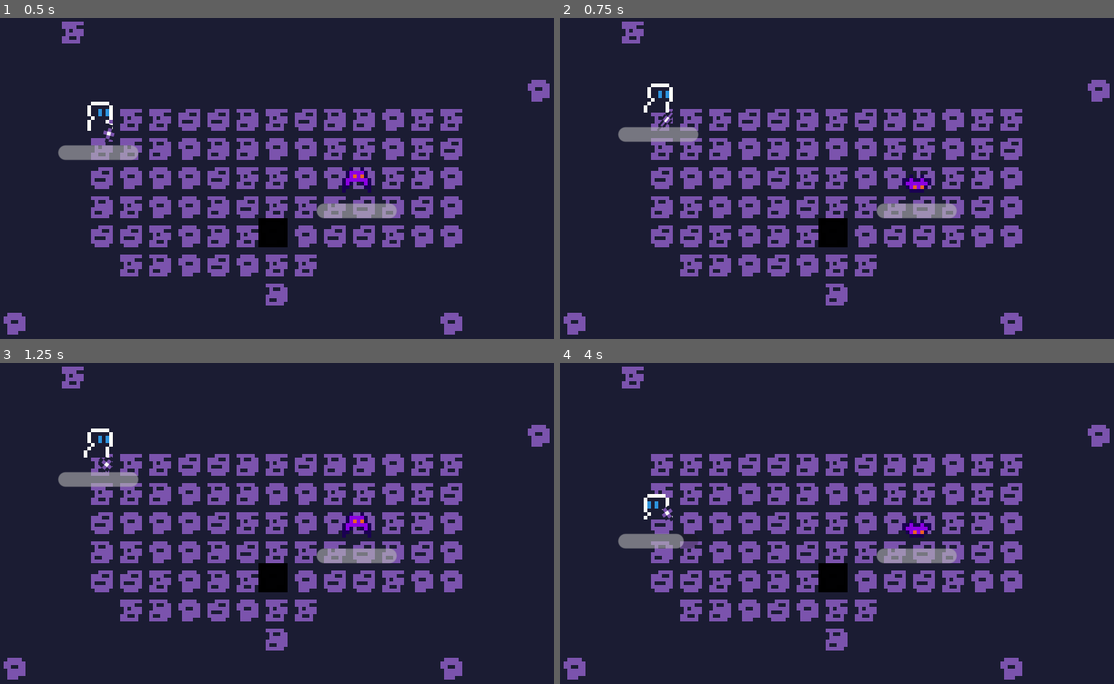
Above: before the commit, frames 1-4 (two rows, left to right).
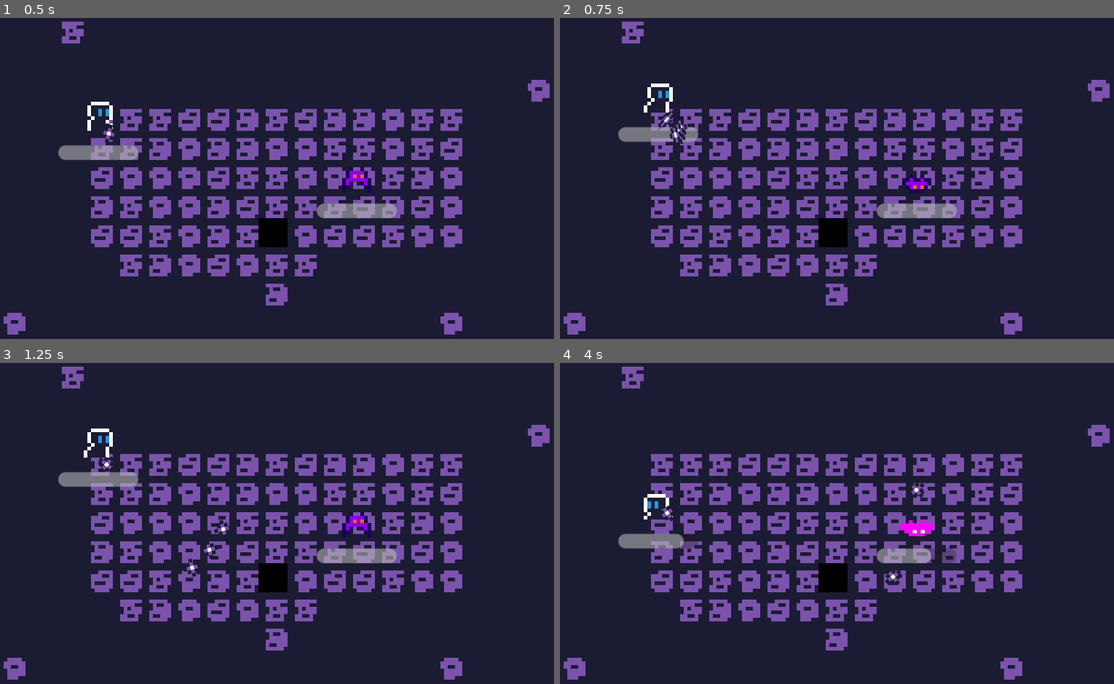
Above: after the commit, the same moments.

Repository: Renan-G-projec/DungeonWarrior
Game: Godot game, scene res://scenes/main.tscn
Same seed, same stepped clock (60 frames per second), same inputs: the game is played once before the commit and once after it. The engine's default icon, where the game draws it, is replaced by a stand-in: a white triangle on a blue panel in a dark square.
Inputs (mouse positions are in pixels of both pictures, inside the frame that each line leads up to):
- Up to frame 1 (0.5 s): no input
- Up to frame 2 (0.75 s): tap Enter (ui_accept) at 0.5 s; move the mouse to (820, 245) at 0.52 s; hold Up (ui_up) from 0.53 s (still down); tap E (Interact) at 0.6 s; click (820, 245) at 0.67 s
- Up to frame 3 (1.25 s): keep holding Up (ui_up); tap Enter (ui_accept) at 0.77 s
- Up to frame 4 (4 s): move the mouse to (1025, 574) at 1.27 s; click (1025, 574) at 1.35 s; tap Enter (ui_accept) at 1.52, 3.02, 3.77 s; move the mouse to (676, 478) at 2.02 s; release Up (ui_up) at 2.03 s; hold A (walk_left) 2.03-3.53 s; tap Shift (dash) at 2.1 s; move the mouse to (881, 526) at 2.77 s; tap Alt at 2.85 s; click (881, 526) at 2.92 s; move the mouse to (764, 446) at 3.52 s; hold Down (ui_down) from 3.53 s (still down); tap E (Interact) at 3.6 s

Frame 1 is identical in both runs. In frame 2, 0.1% of the frame differs, in the area x 19-23%, y 31-40%; in frame 3, 0.2%; in frame 4, 0.6%, in the area x 58-72%, y 37-69%.

Commit message:
feat: Shooriken bullet added. AMDG

Diff:
--- /dev/null
+++ b/features/weapons/bullets/shooriken/shooriken_bullet.gd
@@ -0,0 +1,7 @@
+# Ad Maiorem Dei Gloriam!
+class_name ShoorikenBullet
+extends BulletBase
+
+func _physics_process(delta: float) -> void:
+	super._physics_process(delta)
+	rotation += PI * 4 * delta
--- /dev/null
+++ b/features/weapons/bullets/shooriken/shooriken_bullet.tscn
@@ -0,0 +1,19 @@
+[gd_scene format=3 uid="uid://qqqr371217od"]
+
+[ext_resource type="PackedScene" uid="uid://hjqp6neu5qh2" path="res://features/weapons/bullets/bullet_base.tscn" id="1_663c8"]
+[ext_resource type="Texture2D" uid="uid://bvh2xcx0fw6a5" path="res://features/weapons/bullets/shooriken/shooriken.png" id="2_mhef0"]
+[ext_resource type="Script" uid="uid://cl3w2cwp5lov7" path="res://features/weapons/bullets/shooriken/shooriken_bullet.gd" id="2_p8lgw"]
+
+[sub_resource type="CircleShape2D" id="CircleShape2D_p8lgw"]
+radius = 2.4
+
+[node name="ShoorikenBullet" unique_id=631913319 instance=ExtResource("1_663c8")]
+collision_mask = 18
+script = ExtResource("2_p8lgw")
+
+[node name="CollisionShape2D" parent="." index="0" unique_id=844408338]
+shape = SubResource("CircleShape2D_p8lgw")
+
+[node name="Sprite2D" parent="." index="1" unique_id=19741843]
+scale = Vector2(1, 1)
+texture = ExtResource("2_mhef0")
--- a/features/weapons/weapons/shooriken.tscn
+++ b/features/weapons/weapons/shooriken.tscn
@@ -3,10 +3,12 @@
 [ext_resource type="PackedScene" uid="uid://bvc4oqeaqkdcs" path="res://features/weapons/bullet_weapon.tscn" id="1_vpupd"]
 [ext_resource type="Script" uid="uid://dugfl7rdbrdbg" path="res://features/weapons/weapons/shooriken.gd" id="2_yuq0d"]
 [ext_resource type="Texture2D" uid="uid://bvh2xcx0fw6a5" path="res://features/weapons/bullets/shooriken/shooriken.png" id="3_slvbg"]
+[ext_resource type="PackedScene" uid="uid://qqqr371217od" path="res://features/weapons/bullets/shooriken/shooriken_bullet.tscn" id="3_yuq0d"]
 
 [node name="Shooriken" unique_id=148830378 instance=ExtResource("1_vpupd")]
 script = ExtResource("2_yuq0d")
 spread_angle = 10.0
+bullet = ExtResource("3_yuq0d")
 bullet_velocity = 64.0
 ammo = 4
 max_ammo = 4
--- a/scenes/main.tscn
+++ b/scenes/main.tscn
@@ -4,7 +4,6 @@
 [ext_resource type="PackedScene" uid="uid://dn1dfydjjjmu4" path="res://features/player/player.tscn" id="2_0wfyh"]
 [ext_resource type="PackedScene" uid="uid://hbugebch8c06" path="res://features/map/rooms/room_1.tscn" id="2_jyhfs"]
 [ext_resource type="PackedScene" uid="uid://j0ylr56ylcon" path="res://features/weapons/weapons/shooriken.tscn" id="4_tbgi4"]
-[ext_resource type="PackedScene" uid="uid://dsxik7rm7omd4" path="res://features/weapons/bullets/arrow/bullet_arrow.tscn" id="5_tefeu"]
 
 [node name="Main" type="Node2D" unique_id=450768612 node_paths=PackedStringArray("current_room")]
 script = ExtResource("1_o5qli")
@@ -18,6 +17,5 @@
 weapon = NodePath("Shooriken")
 
 [node name="Shooriken" parent="Player" unique_id=148830378 instance=ExtResource("4_tbgi4")]
-bullet = ExtResource("5_tefeu")
 
 [connection signal="gameover" from="Player" to="." method="_on_player_gameover"]
Not shown, added: features/weapons/bullets/shooriken/shooriken_bullet.gd.uid
